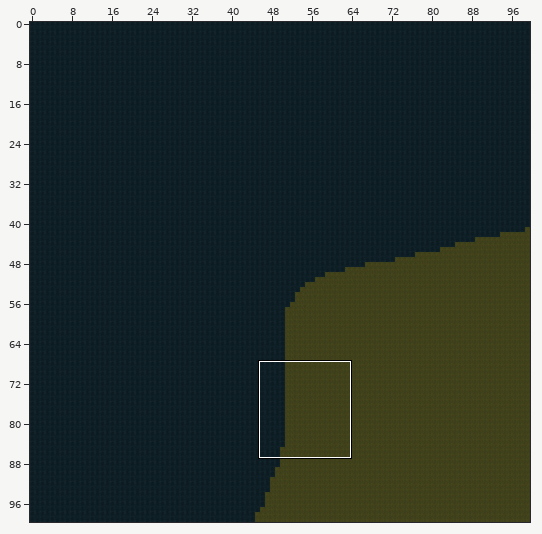
Level history. Tiled map (JSON): LostAndDivine.ClientMonoGame/Content/Sectors/3_6.tmj. The first picture is a wide view before the edit; the outline marks the close-up.
Close-up. First the earlier version:
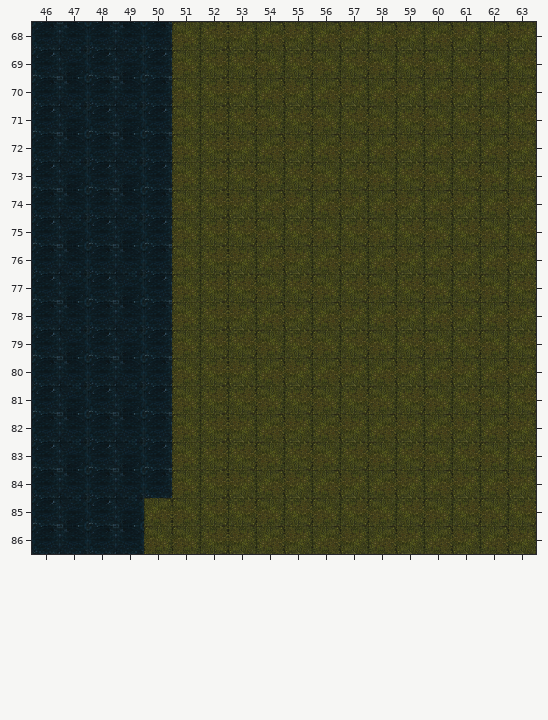
Cells are 64x64 px. Shown: x 46..63, y 68..86. The commit also changed other parts of the map, which this record leaves out.
After the commit:
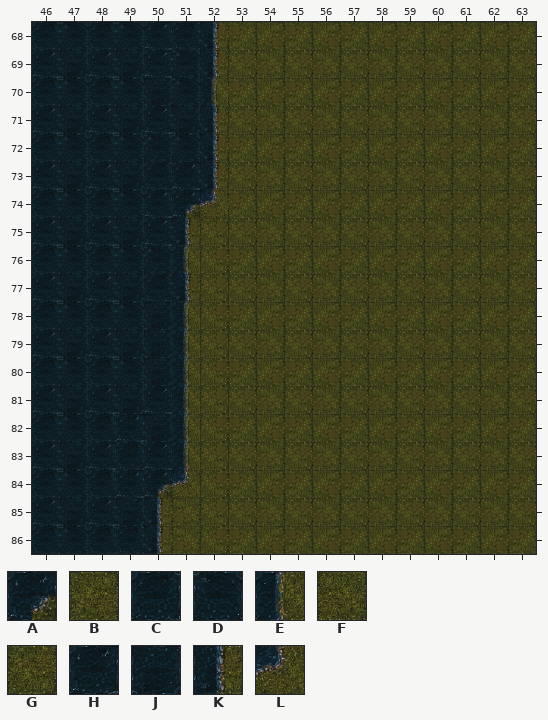
Key: from "World-Tilemap": A 10, B 91, C 99, D 100, E 101, F 121, G 122, H 129, J 130, K 131, L 161.
_ is an empty cell.
Edits made:
Layer "Слой тайлов 1":
y 68: x 50..52 CFG -> HCK
y 69: x 51..52 FG -> DK
y 70: x 50..52 CFG -> JDE
y 71: x 51..52 FG -> JK
y 72: x 50..52 CFG -> DDK
y 73: x 50..52 HFG -> CHK
y 74: x 50..52 CFG -> HAL
y 75: x 51 F -> K
y 76: x 50..51 CF -> DE
y 77: x 50..51 HF -> CK
y 78: x 50..51 CF -> JE
y 79: x 50..51 HF -> JE
y 80: x 50..51 CF -> JE
y 81: x 51 F -> E
y 82: x 49..51 DCF -> HJE
y 83: x 49 J -> C; x 51 F -> E
y 84: x 49..51 DCF -> HAL
y 85: x 50 B -> K
y 86: x 49..50 DF -> CK
Where, in picture pixels (left, top, right, bottom), the same in both close-ups:
changed: (116, 22, 228, 554)
